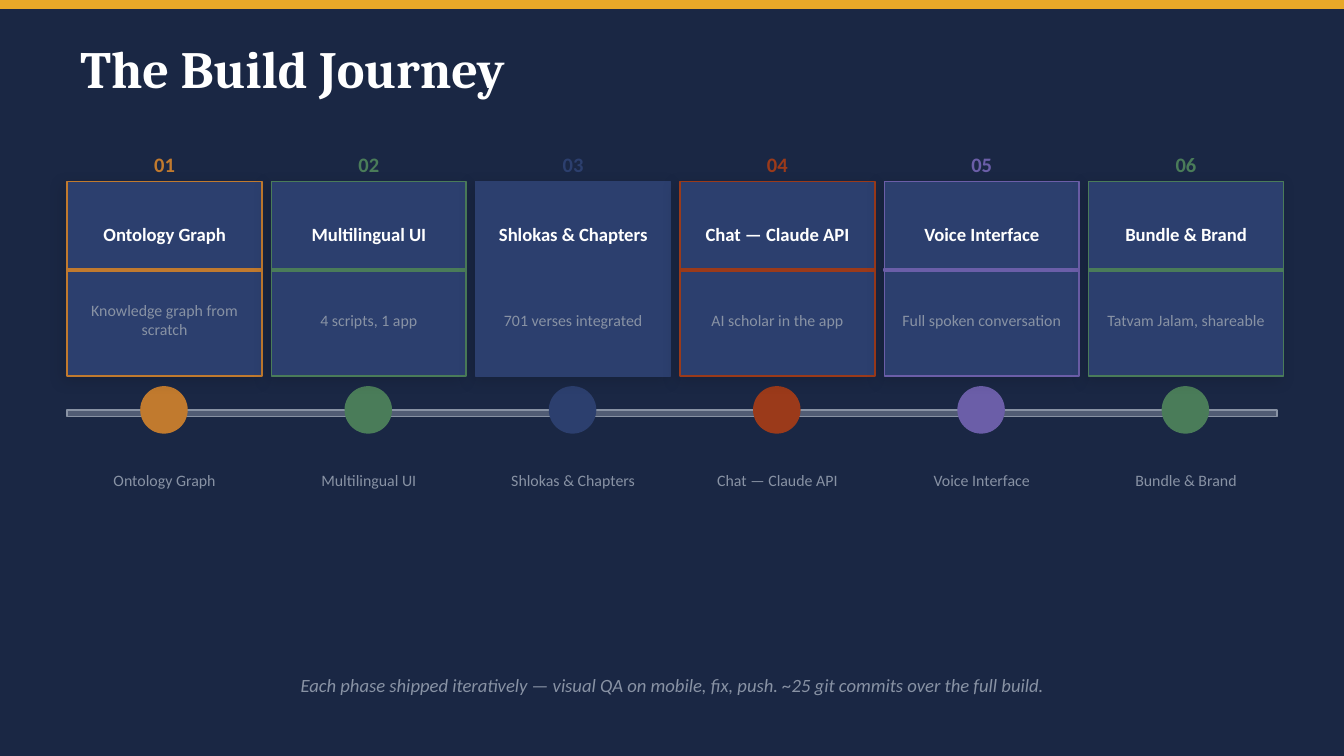
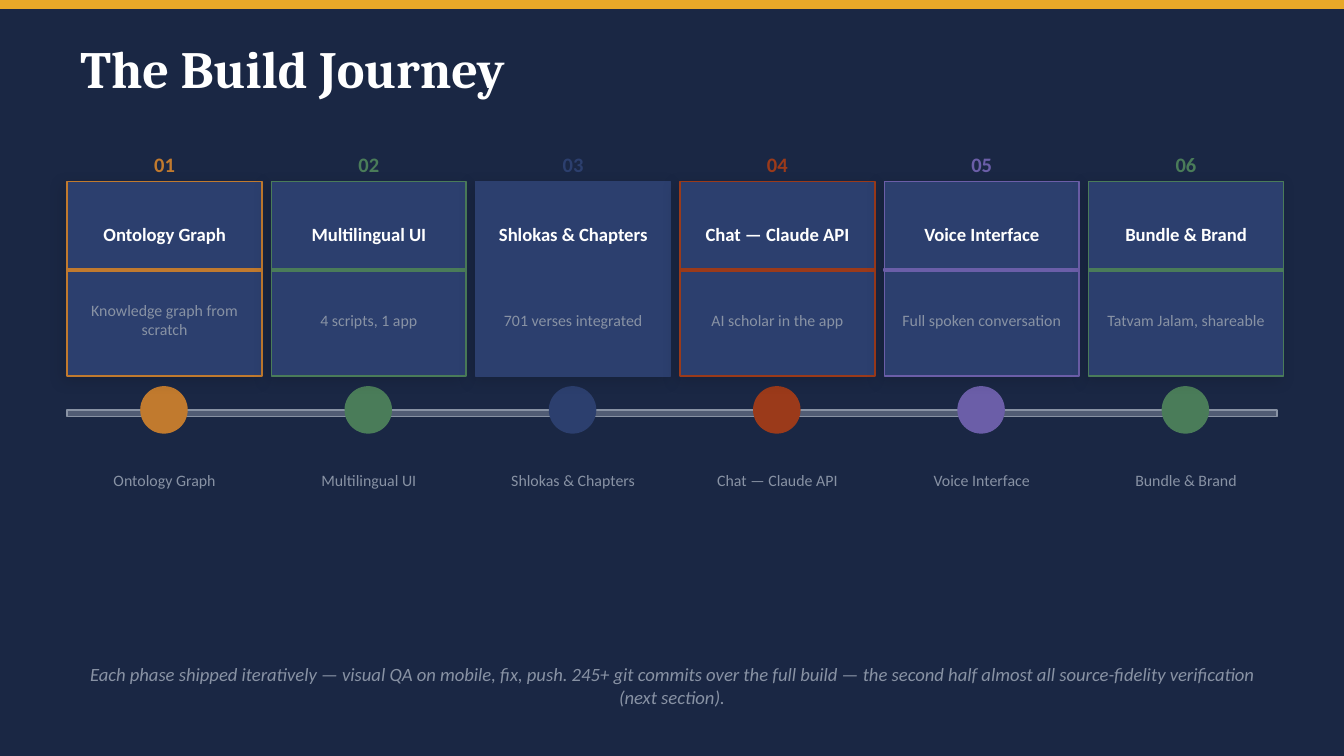
Before and after one commit to kvinayakpai/Bhagavadgita, a slide deck: slide 3 of Tatvam_Jalam_Technical_Journey-3.pptx. Drawn at 1344x756 pixels with LibreOffice and Linux fonts; fonts in the diff are those of the drawing. Boxes give left, top, right and bottom in pixels: in the first picture for what was removed or moved away, otherwise in the second. Text is boxed around its words. In the diff, an @@ line names an element or a change of style, - is before the commit and + after.

Commit message:
Update Word docs and PPTX decks with current app state and June 2026 learnings
- Correct stats throughout: 47 concepts / 59 relations / 10 tiers (the
  June 12 ontology rebuild), 701 shlokas, 18 chapters, 4 languages -
  replacing stale 112-117/124-239/12-13 figures
- Document new phases: ontology rebuild (strict verse-grounding), OCR
  cleanup of bannanje_kn.js (~265 garbled English terms, 476 pages
  verified zero-error), the June 18-21 book-alignment marathon (514+
  boundary leaks fixed, all 18 chapters re-verified, homorganic nasal
  transliteration), and bundle consolidation (viewer-bundled.html trio
  retired in favor of viewer.html + index.html)
- Document new Map feature: Adhyaya/Shloka filter dropdowns
- Fix all app links from retired viewer-bundled.html to viewer.html
- Update USD-INR reference rate to June 2026
- Add new 'Phases 7-10' slide and swap a Hard Problems card in the
  Technical Journey deck

```diff
--- a/Tatvam_Jalam_Technical_Journey-3.pptx
+++ b/Tatvam_Jalam_Technical_Journey-3.pptx
@@ text at bbox=[90, 668, 1254, 706]: text changed @@
-Each phase shipped iteratively — visual QA on mobile, fix, push. ~25 git commits over the full build.
+Each phase shipped iteratively — visual QA on mobile, fix, push. 245+ git commits over the full build — the second half almost all source-fidelity verification (next section).
```
Also in this commit, not shown: 7 other slides changed, 1 slide added, 4 other files.
